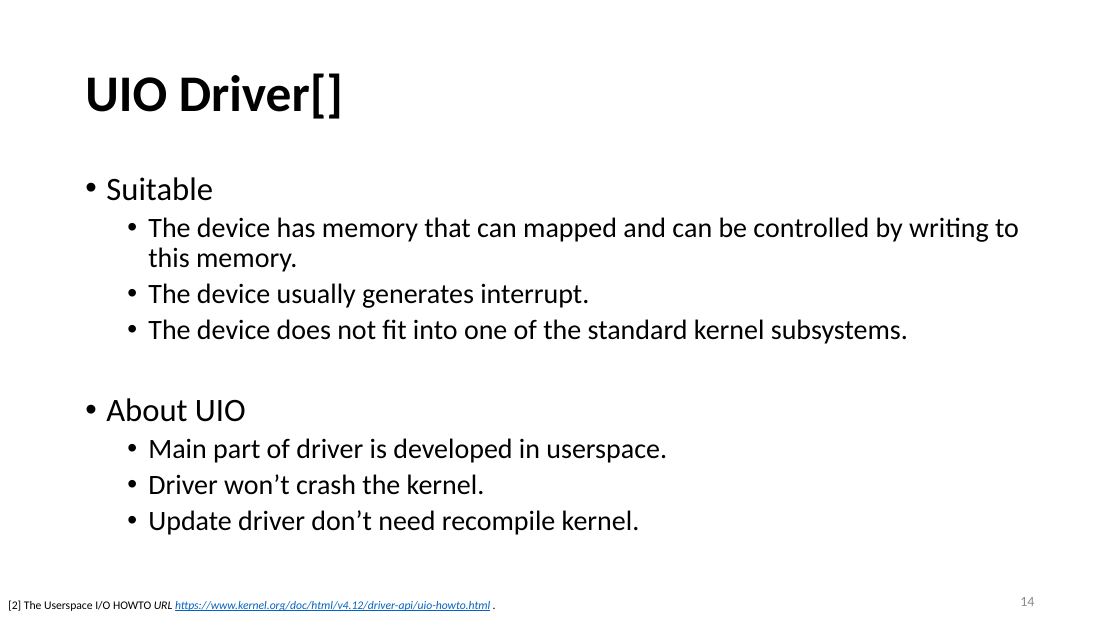
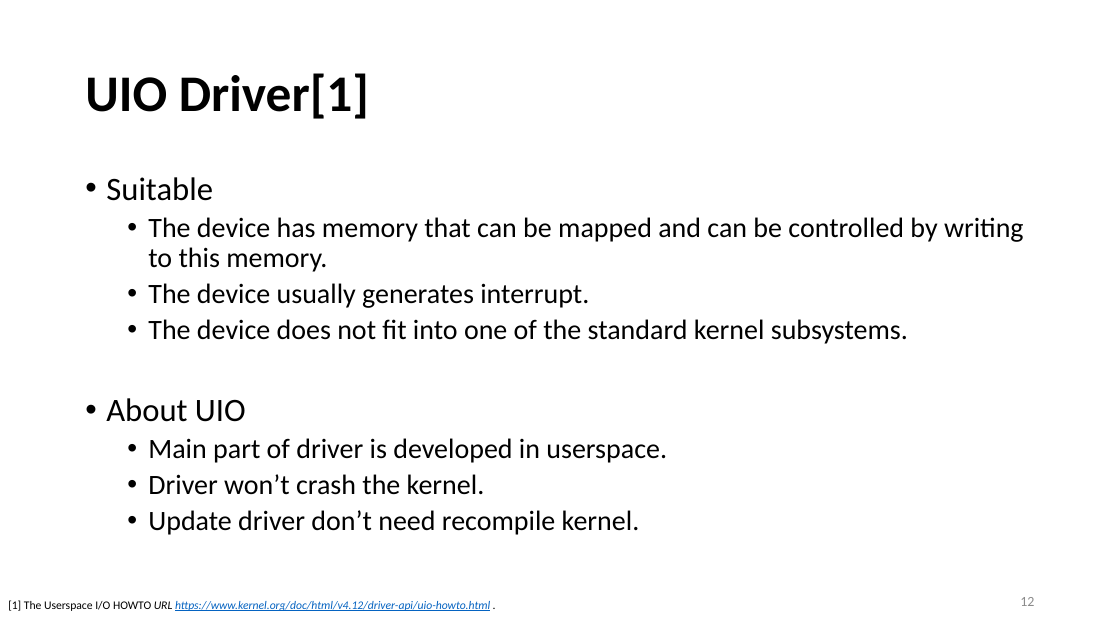
Before and after one commit to yllibliu/presentation, a slide deck: slide 12 of UIO.pptx (slide 14 before the commit). Drawn at 1120x630 pixels with LibreOffice and Linux fonts; fonts in the diff are those of the drawing. Boxes give left, top, right and bottom in pixels: in the first picture for what was removed or moved away, otherwise in the second. Text is boxed around its words. In the diff, an @@ line names an element or a change of style, - is before the commit and + after.

```diff
--- a/UIO.pptx
+++ b/UIO.pptx
@@ title at (85, 73, 369, 119): text changed @@
-UIO Driver[]
+UIO Driver[1]
@@ text at (148, 217, 1024, 272): text changed @@
-  • The device has memory that can mapped and can be controlled by writing to this memory.
+  • The device has memory that can be mapped and can be controlled by writing to this memory.
@@ page number at (1020, 597, 1034, 606): text changed @@
-14
+12
@@ text at (8, 600, 490, 611): text changed @@
-[2] The Userspace I/O HOWTO URL https://www.kernel.org/doc/html/v4.12/driver-api/uio-howto.html .
+[1] The Userspace I/O HOWTO URL https://www.kernel.org/doc/html/v4.12/driver-api/uio-howto.html .
```
Also in this commit, not shown: 33 other slides changed, 3 slides added, 3 slides removed, 1 other file.
